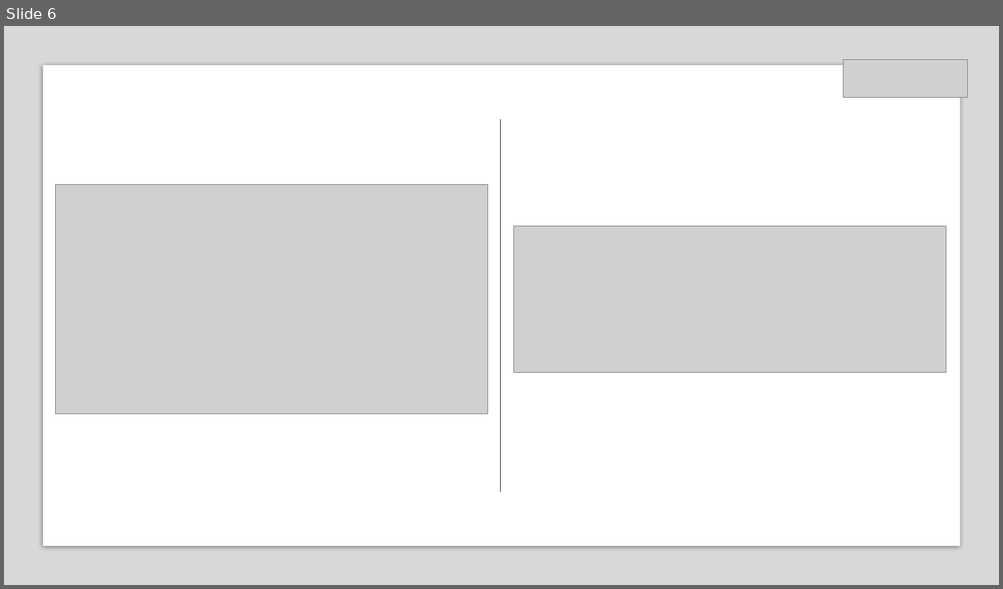
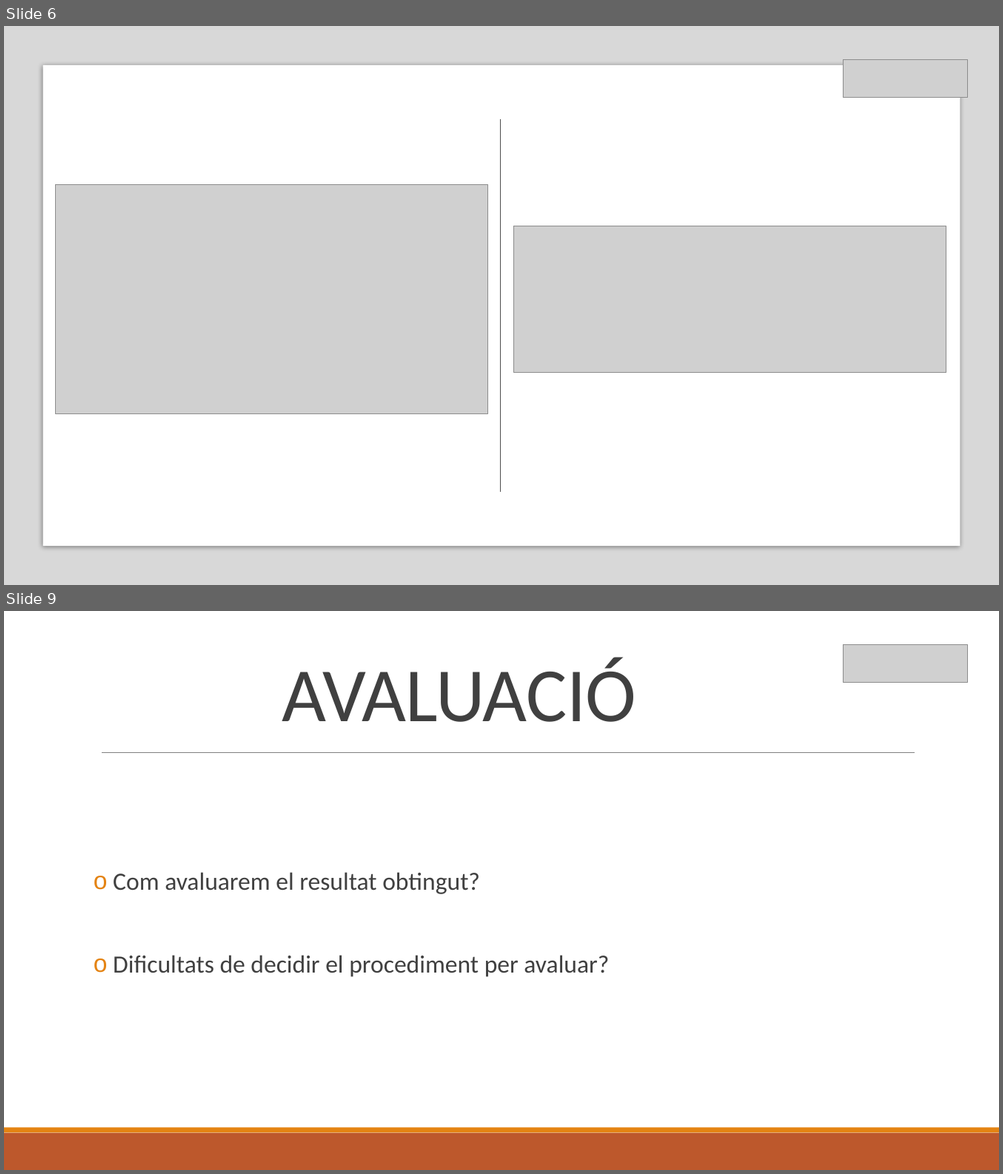
Before and after one commit to MarcFerrerMargarit/RBM_Grid_Generator, a slide deck: Presentation/Presentacio.pptx. Shown one above the other, each under a label of ours: slide 6 before the commit, slides 6 and 9 after it; the slides between them are not shown. The pictures are 1003x589 and 1003x1174 pixels, drawn with LibreOffice and Linux fonts; fonts in the diff are those of the drawing; grey boxes stand for pictures. Boxes give left, top, right and bottom in pixels: in the first picture for what was removed or moved away, otherwise in the second. Text is boxed around its words. In the diff, an @@ line names an element or a change of style, - is before the commit and + after.

```diff
--- a/Presentation/Presentacio.pptx
+++ b/Presentation/Presentacio.pptx
@@ slide 9 added at <box>4,611,999,1170</box>, background #FFFFFF @@
@@ picture added at <box>843,645,967,683</box> @@
@@ title added at <box>282,658,637,722</box>, 74 pt, text #404040 @@
+AVALUACIÓ
@@ line added from (102, 753) to (915, 753), #808080 0.5 pt @@
@@ text added at <box>113,872,609,977</box>, 24 pt, text #404040 @@
+o Com avaluarem el resultat obtingut?
+o Dificultats de decidir el procediment per avaluar?
@@ rectangle added at <box>4,1133,999,1170</box>, fill #BD582C @@
@@ rectangle added at <box>4,1128,999,1133</box>, fill #E48312 @@
```
Also in this commit, not shown: 1 slide changed, 7 other slides added.
